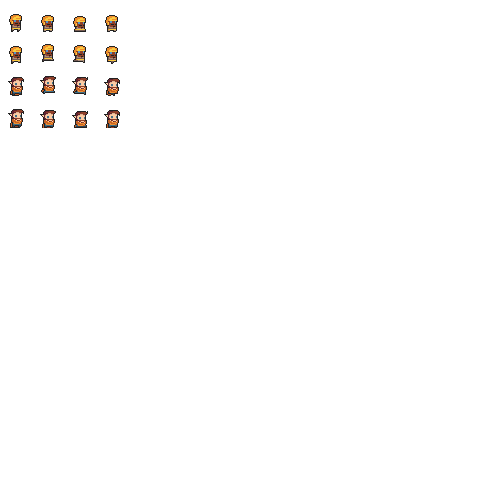
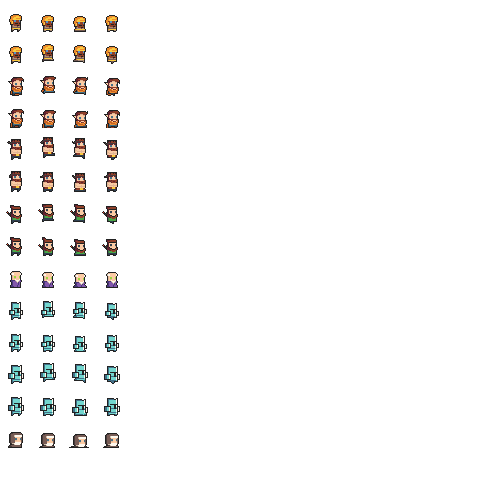
Before/after of a 500×500 layered artwork. What changed in the layer stack:
added group "Archer" with 8 layers above "Blacksmith" over 6, 204, 118, 256
added layer "Archer_Walk_4.png" in group "Archer" over 102, 206, 118, 224
added layer "Archer_Walk_3.png" in group "Archer" over 70, 204, 86, 223
added layer "Archer_Walk_2.png" in group "Archer" over 38, 204, 54, 222
added layer "Archer_Walk_1.png" in group "Archer" over 6, 205, 22, 224
added layer "Archer_Idle_2.png" in group "Archer" over 38, 237, 54, 256
added layer "Archer_Idle_1.png" in group "Archer" over 6, 237, 22, 256
added group "Blacksmith" with 8 layers above "Fat Nun" over 7, 137, 118, 192
added layer "Blacksmith_Walk_4.png" in group "Blacksmith" over 103, 140, 118, 160
added layer "Blacksmith_Walk_3.png" in group "Blacksmith" over 72, 138, 86, 159
added layer "Blacksmith_Walk_2.png" in group "Blacksmith" over 40, 137, 55, 158
added layer "Blacksmith_Walk_1.png" in group "Blacksmith" over 7, 139, 22, 160
added layer "Blacksmith_Idle_4.png" in group "Blacksmith" over 104, 172, 118, 192
added group "Fat Nun" with 4 layers above "HeavyKnight" over 8, 432, 119, 448
added group "HeavyKnight" with 8 layers above "Knight" over 8, 363, 120, 416
added layer "HeavyKnight_Idle_1.png" in group "HeavyKnight" over 8, 397, 24, 416
added layer "HeavyKnight_Idle_2.png" in group "HeavyKnight" over 40, 398, 56, 416
added layer "HeavyKnight_Idle_4.png" in group "HeavyKnight" over 104, 398, 120, 416
added layer "HeavyKnight_Walk_1.png" in group "HeavyKnight" over 8, 365, 24, 384
added layer "HeavyKnight_Walk_2.png" in group "HeavyKnight" over 40, 363, 56, 382
added layer "HeavyKnight_Walk_3.png" in group "HeavyKnight" over 72, 364, 88, 383
added layer "HeavyKnight_Walk_4.png" in group "HeavyKnight" over 104, 366, 120, 384
added group "Knight" with 8 layers above "Knight-Elite" over 9, 301, 119, 352
added group "Magic Shopkeeper" with 4 layers above "Merchant" over 10, 271, 118, 288
…and 22 more changes (22 added)
